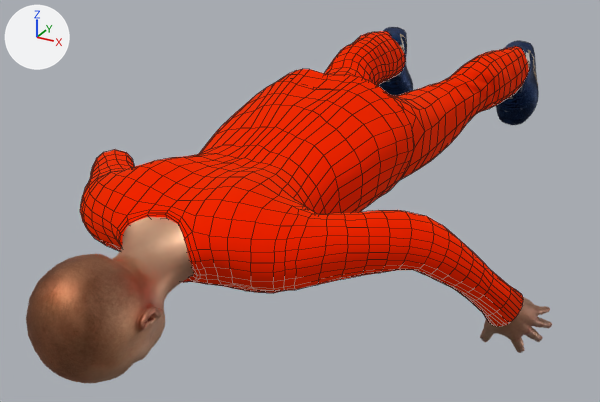
Two versions of the Blender file Assets/Character Models/Riley.blend, one commit apart.
The view is the same before and after, from a camera (50 mm lens) standing at (0.721, -2.207, 0.533) and looking at (-0.042, -0.821, -0.16). Arrows for +X, +Y and +Z are at upper left; the lights stay in place. The first picture is the older version. Mesh edges are drawn as thin lines on the coarser meshes.

Names of what the first picture shows: 'male_casualsuit02Mesh', 'rileyMesh', 'shoes06Mesh'.
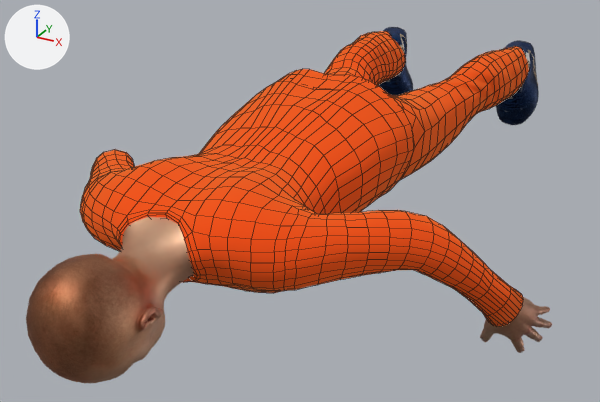
Edits to the bpy script that builds the scene:
```text
Change mat_male_casualsuit02:
    where n0 = _N.new('ShaderNodeBsdfPrincipled'); n0.name = 'Principled BSDF'
    n0.inputs[0].default_value: (1.0, 0.0542, 0.0, 1.0) -> (1.0, 0.233, 0.0387, 1.0)  # 'Base Color', orange #ff4200 -> 'Base Color', orange #ff8537
```

Pixel boxes (x1, y1, x2, y2) of what changed, in the pictures (600 x 402 px):
'male_casualsuit02Mesh', recoloured
    both: (80, 31, 529, 327)
